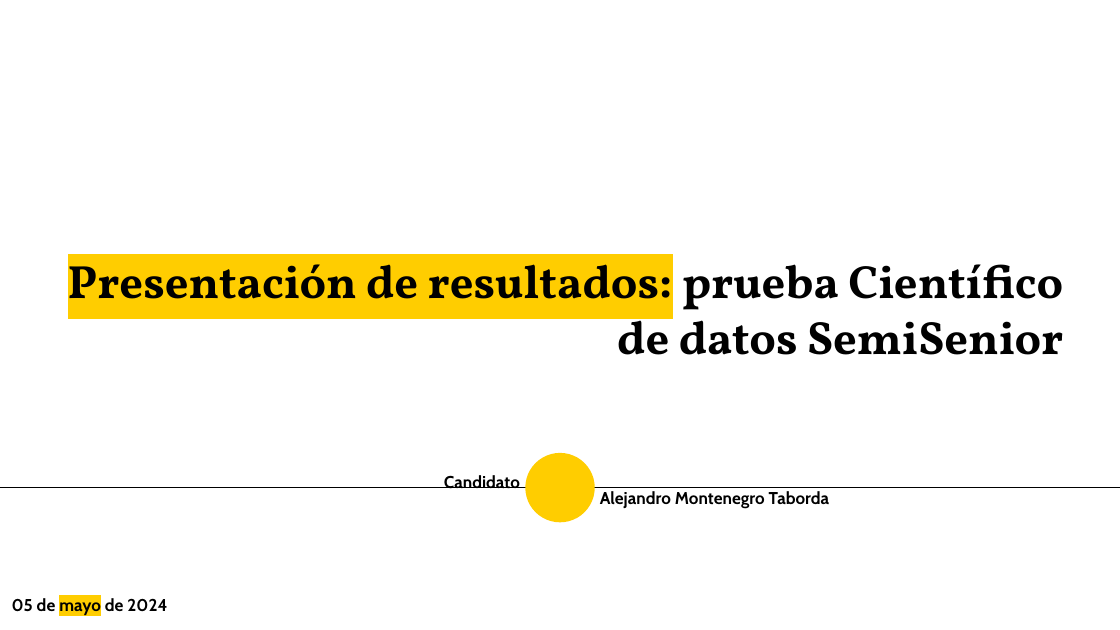
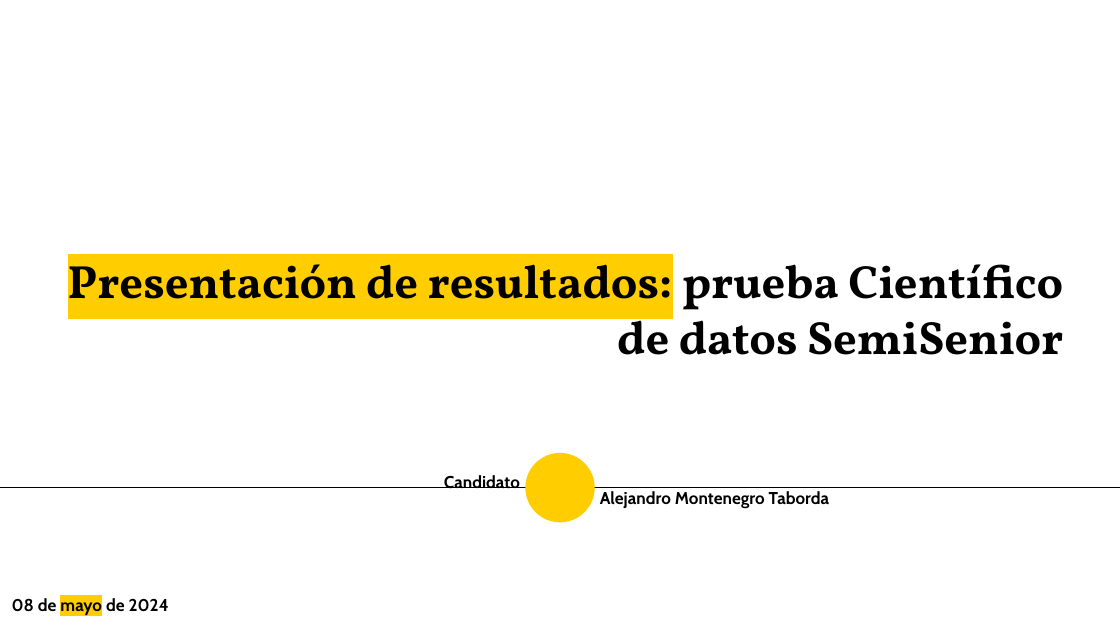
Before and after one commit to amontenegrot/BdB_Technical_test_DS, a slide deck: slide 1 of AMT_results.pptx. Drawn at 1120x630 pixels with LibreOffice and Linux fonts; fonts in the diff are those of the drawing. Boxes give left, top, right and bottom in pixels: in the first picture for what was removed or moved away, otherwise in the second. Text is boxed around its words. In the diff, an @@ line names an element or a change of style, - is before the commit and + after.

```diff
--- a/AMT_results.pptx
+++ b/AMT_results.pptx
@@ text at [12,598,169,615]: text changed @@
-05 de mayo de 2024
+08 de mayo de 2024
```
Also in this commit, not shown: 3 other slides changed, 1 other file.
